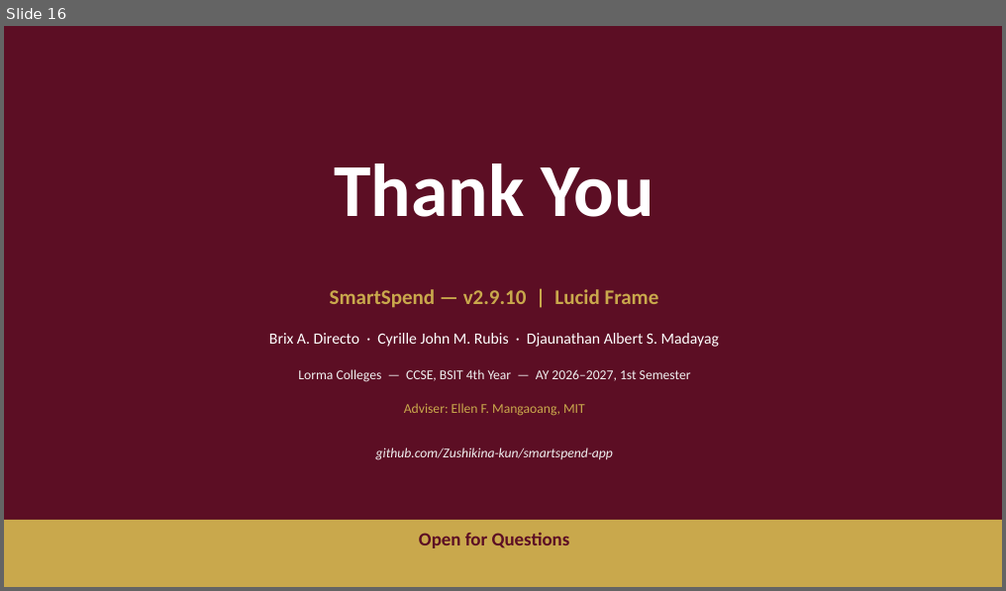
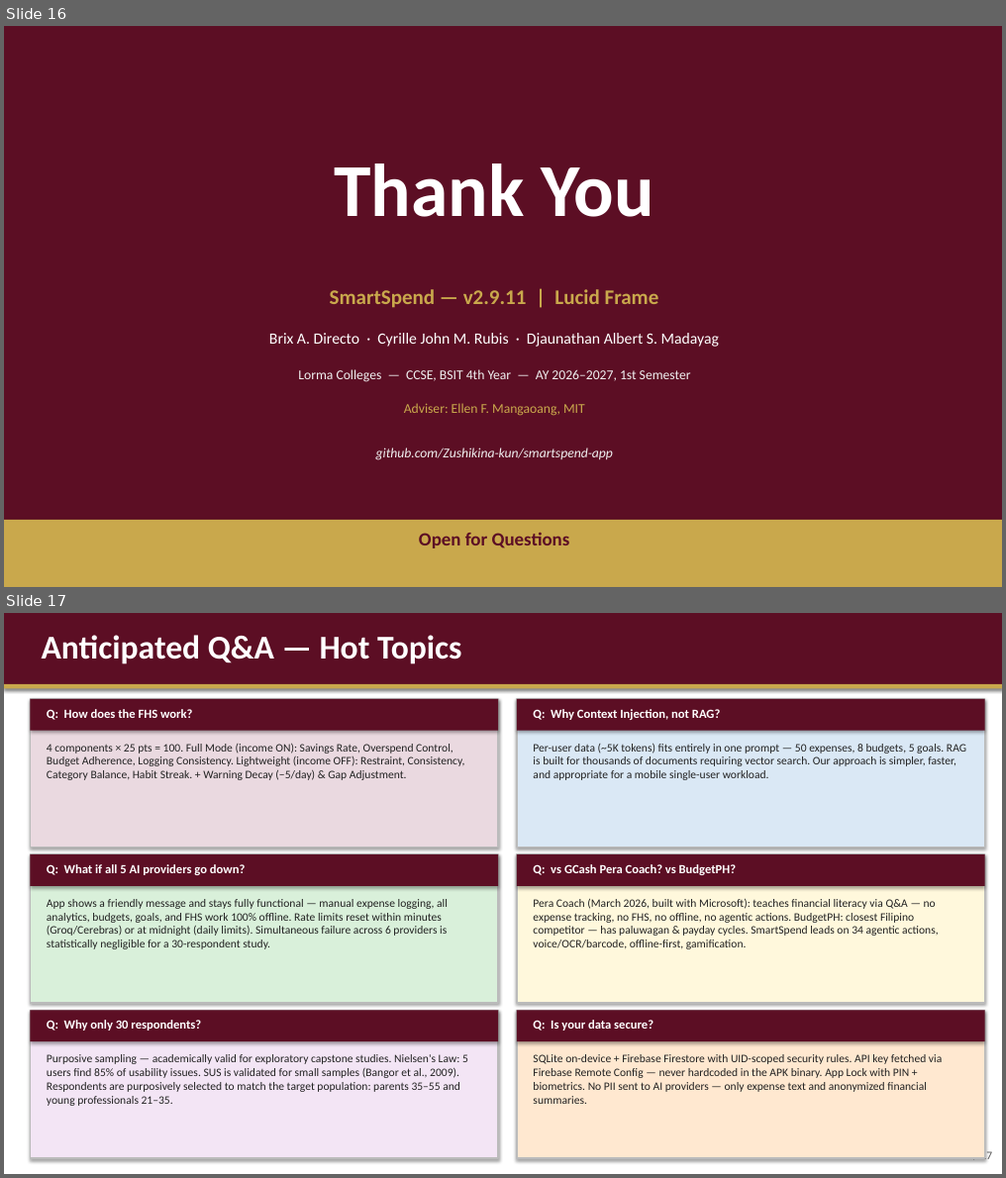
Before and after one commit to Zushikina-kun/smartspend-app, a slide deck: docs/manuscript/output/SmartSpend_Defense_Slides.pptx. Shown one above the other, each under a label of ours: slide 16 before the commit, slides 16 and 17 after it. The pictures are 1006x591 and 1006x1178 pixels, drawn with LibreOffice and Linux fonts; fonts in the diff are those of the drawing. Boxes give left, top, right and bottom in pixels: in the first picture for what was removed or moved away, otherwise in the second. Text is boxed around its words. In the diff, an @@ line names an element or a change of style, - is before the commit and + after.

Commit message:
v2.9.19 — full audit, 34 agentic actions, 6 AI providers, doc sweep
App fixes:
- ai_chat_service.dart: 34 action validators added (delete_by_date, split_expense,
  update_expense, delete_goal, delete_recurring, add_recurring, plan_salary_split);
  App Guide injected into system prompt (all screen nav paths); SSS rates updated
  to 2025 (15%, 5% employee, ₱35K MSC, ₱1,750 max); Spending Limit nav fixed
- app_config.dart: LLaMA 4 Scout added as tier 3 fallback; Cerebras updated to
  gpt-oss-120b (llama3.1-70b deprecated Feb 2026); 6-provider failover chain;
  corrected Groq 70B RPD (1,000/day, not 14,400); Gemini 3.5 Flash ~1,500/day
- llm_service.dart: Gemini fallback fixed — old REST API → OpenAI-compatible
  endpoint + gemini-3.1-flash-lite model name
- help_screen.dart: 31→34 actions; pool of 6→10 quests; Spending Limit nav ×3
  corrected; phantom Daily Spending Limit section → Spending Limits
- about_screen.dart, ai_screen.dart, feature_tour.dart: 31→34 actions, model list
- profile_screen.dart: SSS calculation fixed (4.5%→5%, ₱1,350→₱1,750 max)

Docs sweep (all reference counts corrected to 34 actions, 6 providers):
- DEFENSE_GUIDE.md, README.md, CAPSTONE_REFERENCE.md, SYSTEM_OVERVIEW.md,
  FEATURE_DOCS.md, RESEARCH_BASIS.md, PROJECT_STATUS.md
- LLaMA 4 Scout Q&A updated (now in chain), failover count 5→6 everywhere

Defense materials:
- Progress reports Week 4–7 rebuilt with signatures (Brix A. Directo)
- Week 7 added (new)
- Defense slides: 6-provider chain, 34 actions, v2.9.19
- Defense Prep DOCX: 34 actions, corrected Q&A, provider count
- Compliance Matrix: correct panel names (Raposas, Mzana), adviser Mangaoang

```diff
--- a/docs/manuscript/output/SmartSpend_Defense_Slides.pptx
+++ b/docs/manuscript/output/SmartSpend_Defense_Slides.pptx
@@ slide 17 added at (4,613,1002,1174), background #FFFFFF @@
@@ rectangle added at (4,613,1002,688), fill #5C0E24 @@
@@ text added at (42,635,462,664), 32 pt, text #FFFFFF, bold @@
+Anticipated Q&A — Hot Topics
@@ rectangle added at (4,684,1002,688), fill #C9A84C @@
@@ rectangle added at (30,699,498,848), fill #EAD9E0, outline #BBBBBB 1.5 pt @@
@@ rectangle added at (30,699,498,731), fill #5C0E24 @@
@@ rectangle added at (517,699,985,848), fill #DAE8F5, outline #BBBBBB 1.5 pt @@
@@ rectangle added at (517,699,985,731), fill #5C0E24 @@
@@ text added at (47,709,192,720), 12 pt, text #FFFFFF, bold @@
+Q: How does the FHS work?
@@ text added at (533,709,720,720), 12 pt, text #FFFFFF, bold @@
+Q: Why Context Injection, not RAG?
@@ text added at (47,743,465,780), 11 pt, text #222222 @@
+4 components × 25 pts = 100. Full Mode (income ON): Savings Rate, Overspend Control, Budget Adherence, Logging Consistency. Lightweight (income OFF): Restraint, Consistency, Category Balance, Habit Streak. + Warning Decay (−5/day) & Gap Adjustment.
@@ text added at (533,743,966,780), 11 pt, text #222222 @@
+Per-user data (~5K tokens) fits entirely in one prompt — 50 expenses, 8 budgets, 5 goals. RAG is built for thousands of documents requiring vector search. Our approach is simpler, faster, and appropriate for a mobile single-user workload.
@@ rectangle added at (30,855,498,1003), fill #D9F0DA, outline #BBBBBB 1.5 pt @@
@@ rectangle added at (30,855,498,886), fill #5C0E24 @@
@@ text added at (47,864,245,875), 12 pt, text #FFFFFF, bold @@
+Q: What if all 5 AI providers go down?
@@ rectangle added at (517,855,985,1003), fill #FFF8DC, outline #BBBBBB 1.5 pt @@
@@ rectangle added at (517,855,985,886), fill #5C0E24 @@
@@ text added at (533,864,736,875), 12 pt, text #FFFFFF, bold @@
+Q: vs GCash Pera Coach? vs BudgetPH?
@@ text added at (47,899,448,950), 11 pt, text #222222 @@
+App shows a friendly message and stays fully functional — manual expense logging, all analytics, budgets, goals, and FHS work 100% offline. Rate limits reset within minutes (Groq/Cerebras) or at midnight (daily limits). Simultaneous failure across 6 providers is statistically negligible for a 30-respondent study.
@@ text added at (533,898,938,950), 11 pt, text #222222 @@
+Pera Coach (March 2026, built with Microsoft): teaches financial literacy via Q&A — no expense tracking, no FHS, no offline, no agentic actions. BudgetPH: closest Filipino competitor — has paluwagan & payday cycles. SmartSpend leads on 34 agentic actions, voice/OCR/barcode, offline-first, gamification.
@@ rectangle added at (30,1011,498,1158), fill #F3E5F5, outline #BBBBBB 1.5 pt @@
@@ rectangle added at (30,1011,498,1042), fill #5C0E24 @@
@@ text added at (47,1020,201,1031), 12 pt, text #FFFFFF, bold @@
+Q: Why only 30 respondents?
@@ rectangle added at (517,1011,985,1158), fill #FFE8D0, outline #BBBBBB 1.5 pt @@
@@ rectangle added at (517,1011,985,1042), fill #5C0E24 @@
@@ text added at (533,1020,653,1031), 12 pt, text #FFFFFF, bold @@
+Q: Is your data secure?
@@ text added at (47,1055,468,1106), 11 pt, text #222222 @@
+Purposive sampling — academically valid for exploratory capstone studies. Nielsen's Law: 5 users find 85% of usability issues. SUS is validated for small samples (Bangor et al., 2009). Respondents are purposively selected to match the target population: parents 35–55 and young professionals 21–35.
@@ text added at (533,1055,942,1104), 11 pt, text #222222 @@
+SQLite on-device + Firebase Firestore with UID-scoped security rules. API key fetched via Firebase Remote Config — never hardcoded in the APK binary. App Lock with PIN + biometrics. No PII sent to AI providers — only expense text and anonymized financial summaries.
@@ text added at (959,1150,992,1162), 11 pt, text #555555 @@
+17 / 17
@@ slide 16 changed as well @@
@@ text at (330,289,659,308): text changed @@
-SmartSpend — v2.9.10 | Lucid Frame
+SmartSpend — v2.9.11 | Lucid Frame
```
Also in this commit, not shown: 14 other slides changed, 26 other files.
